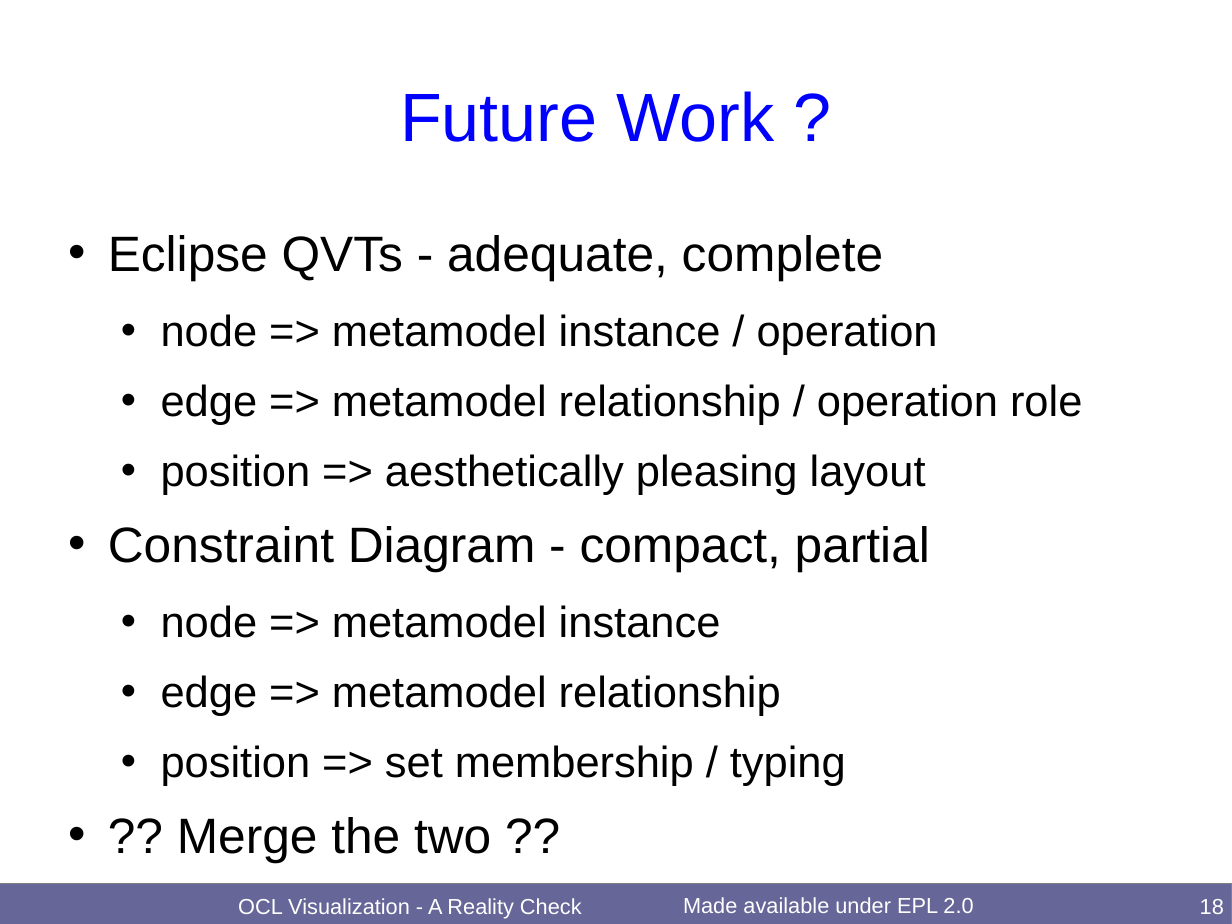
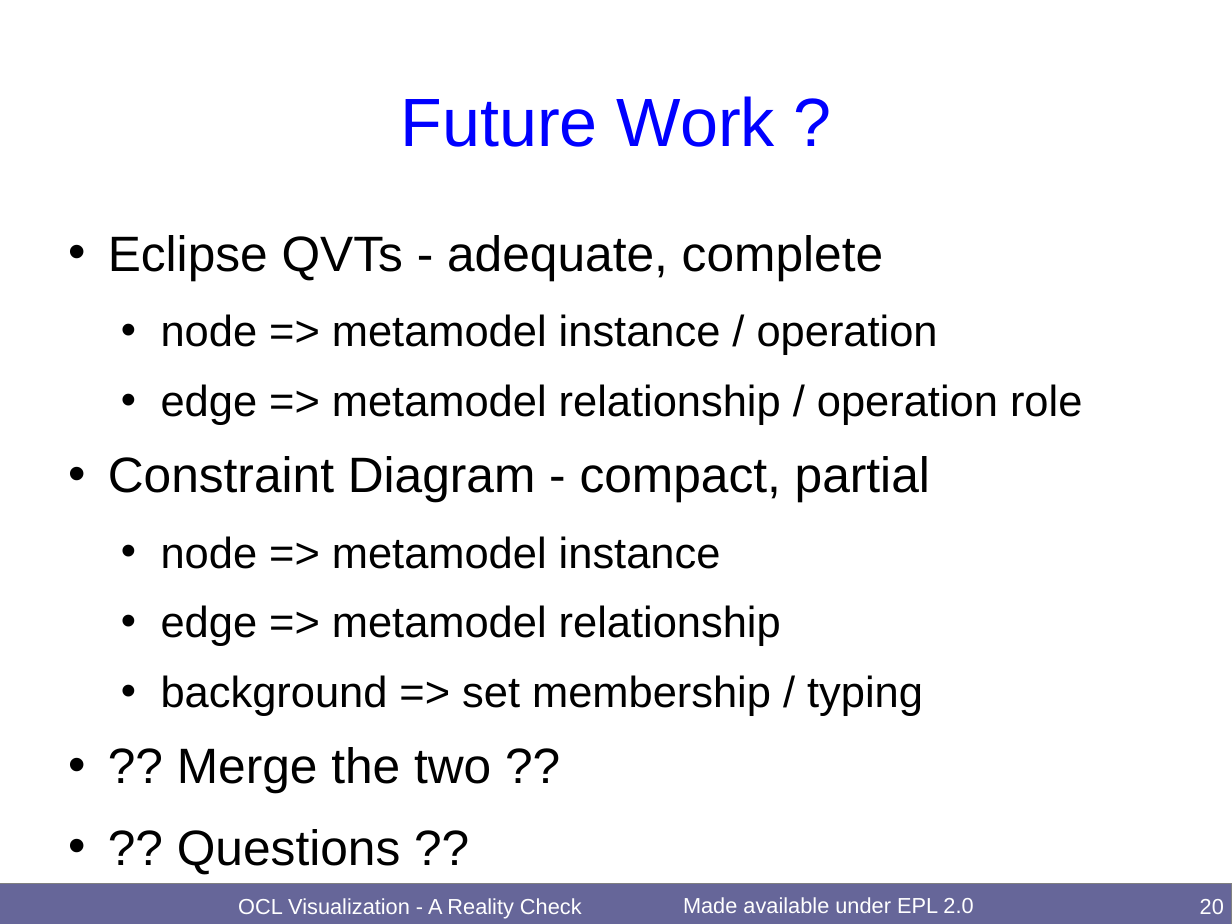
Before and after one commit to eclipse-ocl/ocl-website, a slide deck: slide 20 of ocl/docs/publications/OCL2019Visuals/OCLVisualization.odp (slide 18 before the commit). Drawn at 1232x924 pixels with LibreOffice and Linux fonts; fonts in the diff are those of the drawing. Boxes give left, top, right and bottom in pixels: in the first picture for what was removed or moved away, otherwise in the second. Text is boxed around its words. In the diff, an @@ line names an element or a change of style, - is before the commit and + after.

```diff
--- a/ocl/docs/publications/OCL2019Visuals/OCLVisualization.odp
+++ b/ocl/docs/publications/OCL2019Visuals/OCLVisualization.odp
@@ title "Future Work ?": place and size @@
-title "Future Work ?" at (400, 91, 774, 142)
+title "Future Work ?" at (401, 96, 775, 147)
@@ text at (108, 235, 1082, 793): paragraph added @@
+• ?? Questions ??
@@ text at (161, 454, 926, 495): paragraph removed @@
-  • position => aesthetically pleasing layout
@@ text at (161, 675, 923, 716): text changed @@
-  • position => set membership / typing
+  • background => set membership / typing
@@ page number at (1200, 899, 1224, 914): text changed @@
-18
+20
```
Also in this commit, not shown: 4 other slides changed, 2 slides added, 2 other files.
